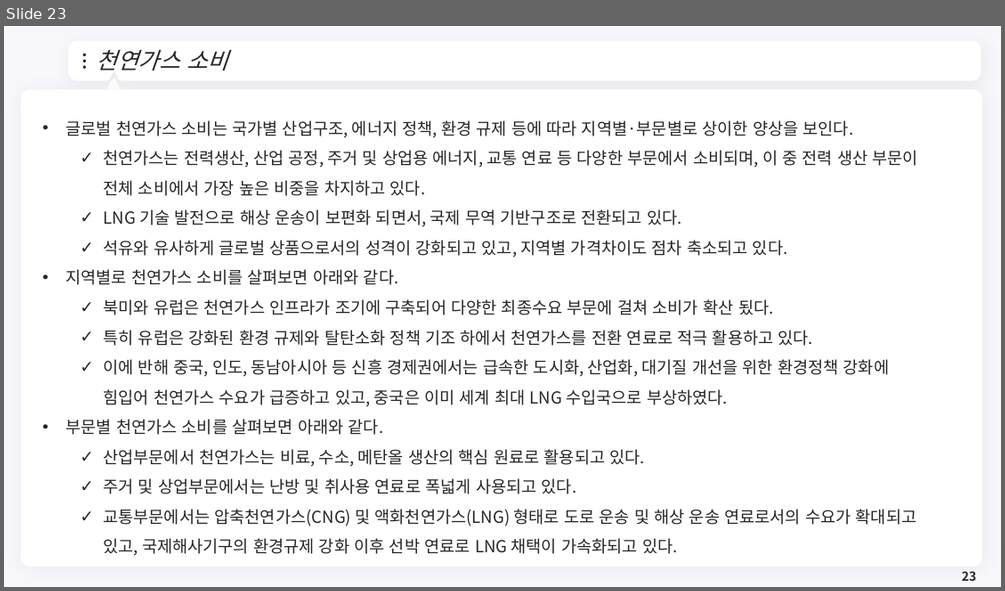
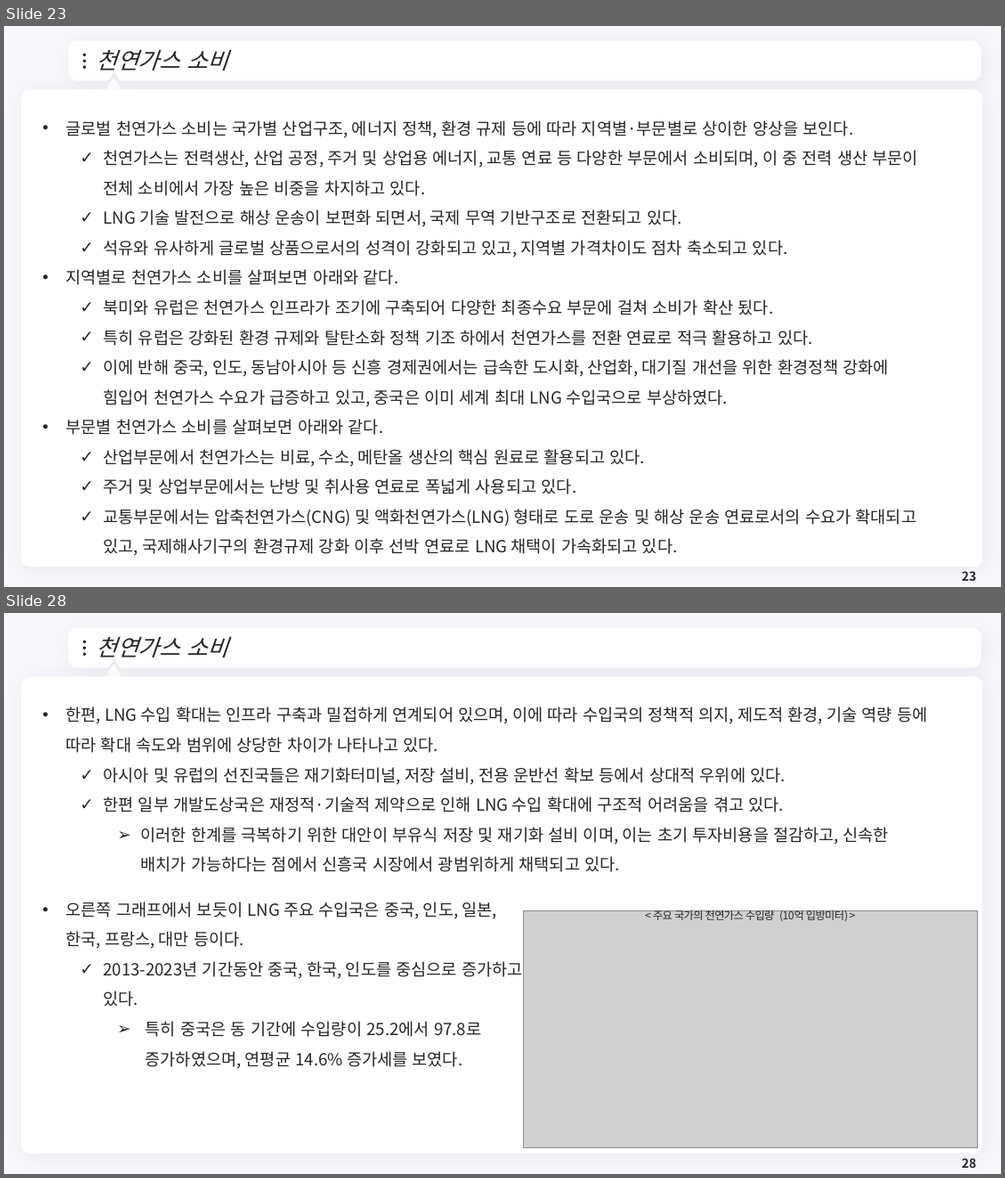
Before and after one commit to meandthey/Teaching, a slide deck: 에너지경제학/자원에너지경제학_Chapter_3 (가스).pptx. Shown one above the other, each under a label of ours: slide 23 before the commit, slides 23 and 28 after it; the slides between them are not shown. The pictures are 1005x591 and 1005x1178 pixels, drawn with LibreOffice and Linux fonts; fonts in the diff are those of the drawing; grey boxes stand for pictures; background and template pictures are left out. Boxes give left, top, right and bottom in pixels: in the first picture for what was removed or moved away, otherwise in the second. Text is boxed around its words. In the diff, an @@ line names an element or a change of style, - is before the commit and + after.

```diff
--- a/에너지경제학/자원에너지경제학_Chapter_3 (가스).pptx
+++ b/에너지경제학/자원에너지경제학_Chapter_3 (가스).pptx
@@ slide 28 added at box(4, 613, 1001, 1174), background #F8F7FC; not listed: 7 template elements that a slide beside it also shows @@
@@ title added at box(97, 636, 228, 657), 22 pt, text #262626, italic @@
+천연가스 소비
@@ text added at box(66, 706, 927, 872), 16 pt, text #262626 @@
+• 한편, LNG 수입 확대는 인프라 구축과 밀접하게 연계되어 있으며, 이에 따라 수입국의 정책적 의지, 제도적 환경, 기술 역량 등에 따라 확대 속도와 범위에 상당한 차이가 나타나고 있다.
+  ✓ 아시아 및 유럽의 선진국들은 재기화터미널, 저장 설비, 전용 운반선 확보 등에서 상대적 우위에 있다.
+  ✓ 한편 일부 개발도상국은 재정적·기술적 제약으로 인해 LNG 수입 확대에 구조적 어려움을 겪고 있다.
+    ➢ 이러한 한계를 극복하기 위한 대안이 부유식 저장 및 재기화 설비 이며, 이는 초기 투자비용을 절감하고, 신속한 배치가 가능하다는 점에서 신흥국 시장에서 광범위하게 채택되고 있다.
@@ text added at box(66, 901, 523, 1069), 16 pt, text #262626 @@
+• 오른쪽 그래프에서 보듯이 LNG 주요 수입국은 중국, 인도, 일본, 한국, 프랑스, 대만 등이다.
+  ✓ 2013-2023년 기간동안 중국, 한국, 인도를 중심으로 증가하고 있다.
+    ➢ 특히 중국은 동 기간에 수입량이 25.2에서 97.8로 증가하였으며, 연평균 14.6% 증가세를 보였다.
@@ picture added at box(523, 911, 977, 1148) @@
@@ text added at box(653, 908, 848, 921), 10.5 pt, text #262626 @@
+< 주요 국가의 천연가스 수입량 (10억 입방미터) >
@@ page number added at box(962, 1158, 976, 1167), 12 pt, text #262626, bold @@
+28
```
Also in this commit, not shown: 2 slides changed, 9 other slides added, 4 other files.
